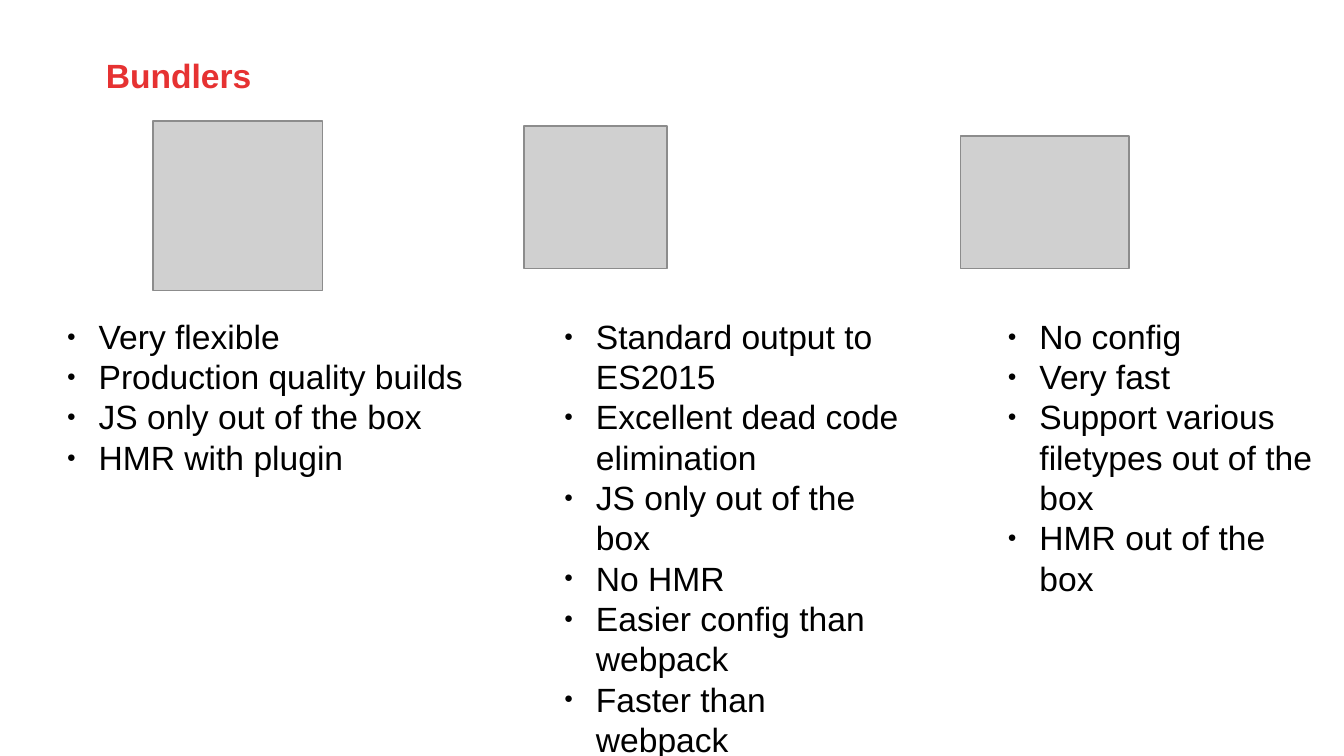
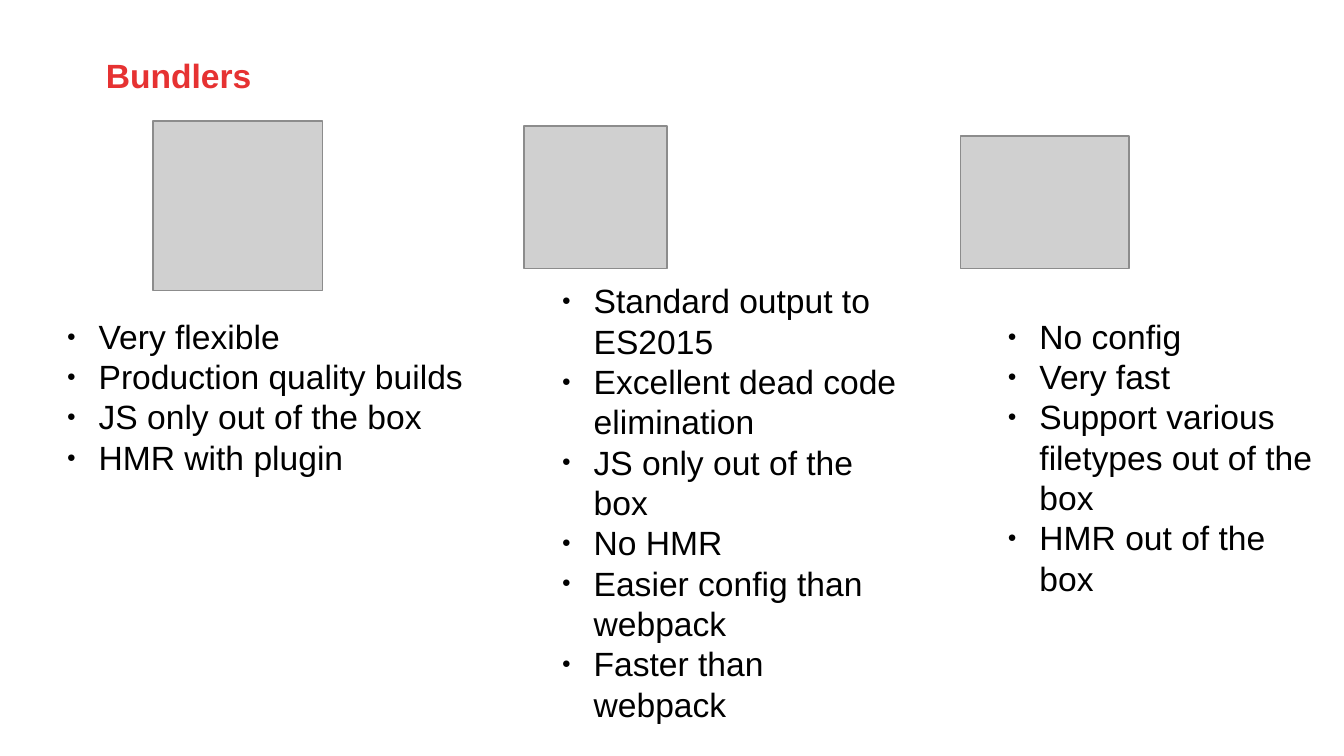
Before and after one commit to AMIS-Services/sig-javascript-tooling, a slide deck: slide 8 of React SIG 3 slides.pptx. Drawn at 1344x756 pixels with LibreOffice and Linux fonts; fonts in the diff are those of the drawing; grey boxes stand for pictures; background and template pictures are left out. Boxes give left, top, right and bottom in pixels: in the first picture for what was removed or moved away, otherwise in the second. Text is boxed around its words. In the diff, an @@ line names an element or a change of style, - is before the commit and + after.

```diff
--- a/React SIG 3 slides.pptx
+++ b/React SIG 3 slides.pptx
@@ text "Standard output to ES2015": place and size @@
-text "Standard output to ES2015" at (596, 324, 899, 756)
+text "Standard output to ES2015" at (594, 288, 896, 723)
```
Also in this commit, not shown: 2 other slides changed.
